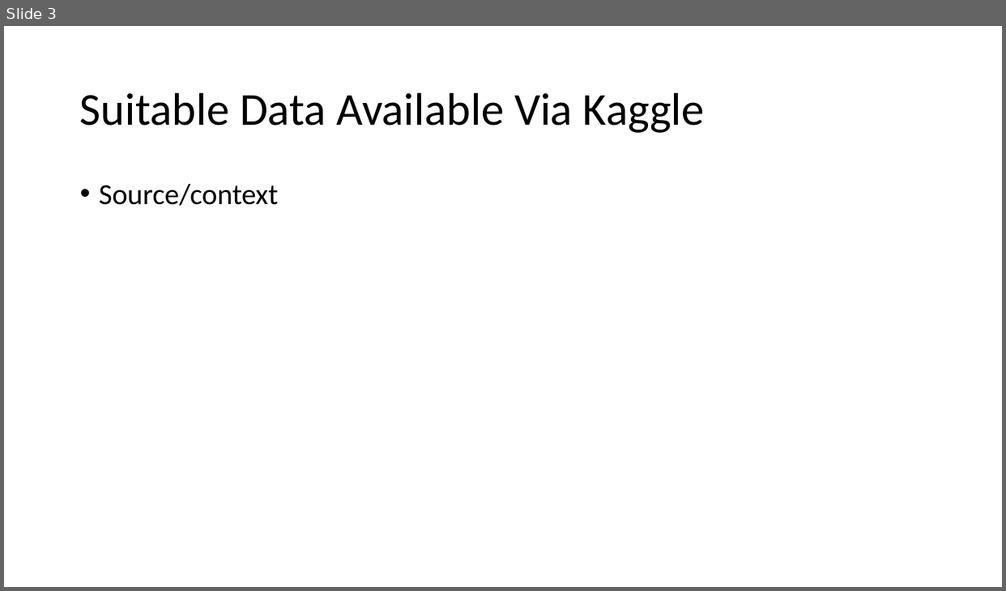
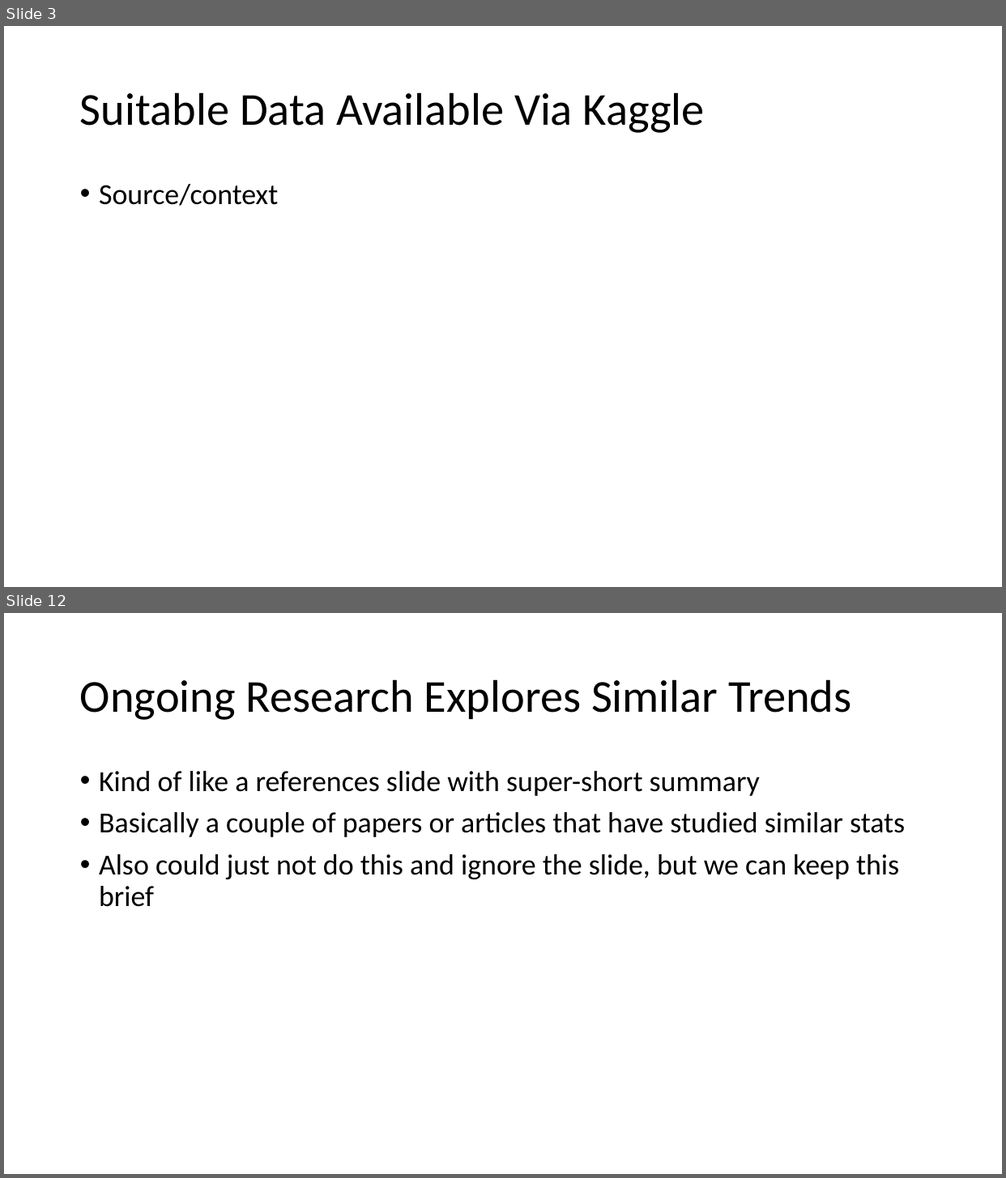
Before and after one commit to MatthewCodes/557_Final_Project, a slide deck: Presentation/Final Presentation.pptx. Shown one above the other, each under a label of ours: slide 3 before the commit, slides 3 and 12 after it; the slides between them are not shown. The pictures are 1006x591 and 1006x1178 pixels, drawn with LibreOffice and Linux fonts; fonts in the diff are those of the drawing. Boxes give left, top, right and bottom in pixels: in the first picture for what was removed or moved away, otherwise in the second. Text is boxed around its words. In the diff, an @@ line names an element or a change of style, - is before the commit and + after.

```diff
--- a/Presentation/Final Presentation.pptx
+++ b/Presentation/Final Presentation.pptx
@@ slide 12 added at box(4, 613, 1002, 1174), background #FFFFFF @@
@@ title added at box(80, 679, 851, 720), 44 pt, text #000000 @@
+Ongoing Research Explores Similar Trends
@@ text added at box(99, 771, 905, 907), 28 pt, text #000000 @@
+• Kind of like a references slide with super-short summary
+• Basically a couple of papers or articles that have studied similar stats
+• Also could just not do this and ignore the slide, but we can keep this brief
```
Also in this commit, not shown: 2 slides changed, 7 other slides added.
